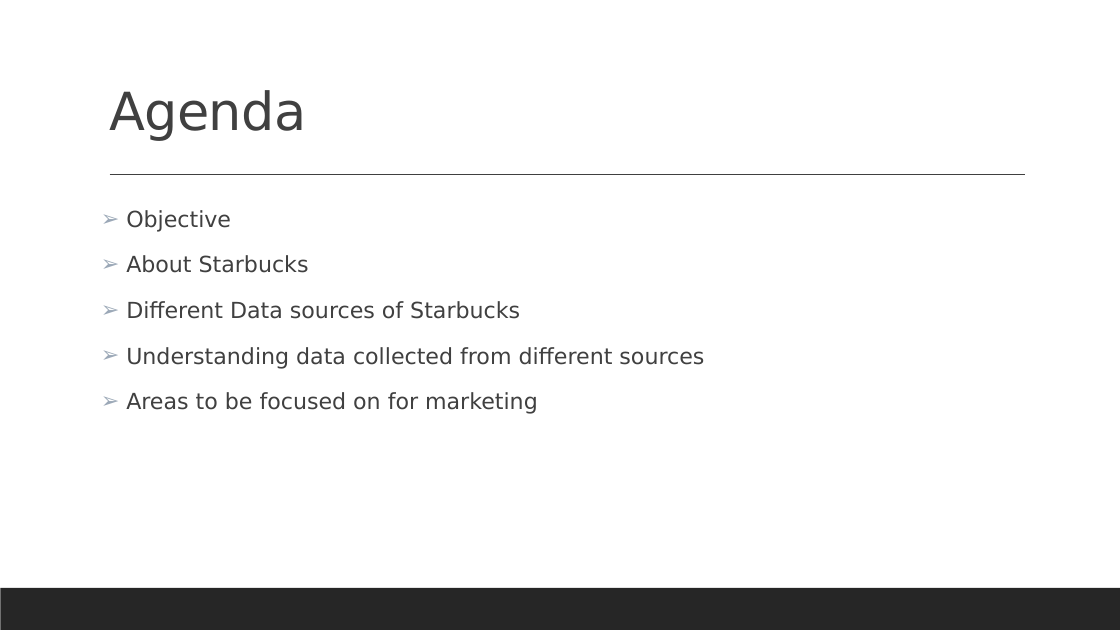
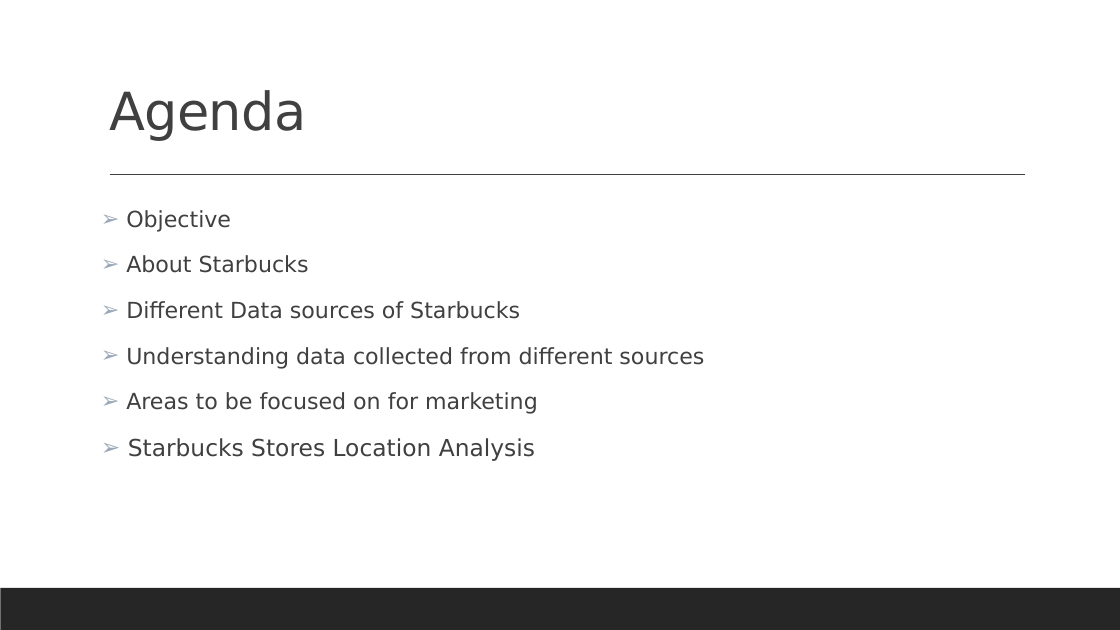
Before and after one commit to abhijitmorye/Data_Analysis_and_Visulization, a slide deck: slide 2 of Starbucks Market Analysis.pptx. Drawn at 1120x630 pixels with LibreOffice and Linux fonts; fonts in the diff are those of the drawing. Boxes give left, top, right and bottom in pixels: in the first picture for what was removed or moved away, otherwise in the second. Text is boxed around its words. In the diff, an @@ line names an element or a change of style, - is before the commit and + after.

```diff
--- a/Starbucks Market Analysis.pptx
+++ b/Starbucks Market Analysis.pptx
@@ text at <box>128,438,535,461</box>: paragraph added @@
+➢ Starbucks Stores Location Analysis
```
Also in this commit, not shown: 1 other slide changed, 2 slides added.
